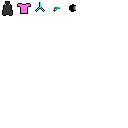
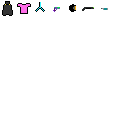
Comparing the layer stacks of the two (128, 128) images. Changes:
painted on "Layer 3" over 82, 7, 108, 11
